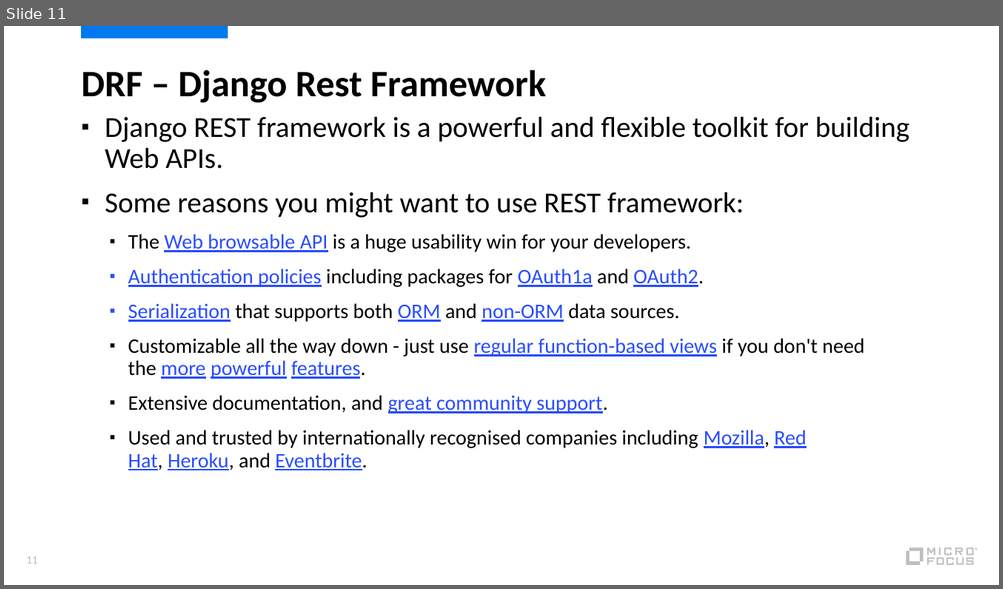
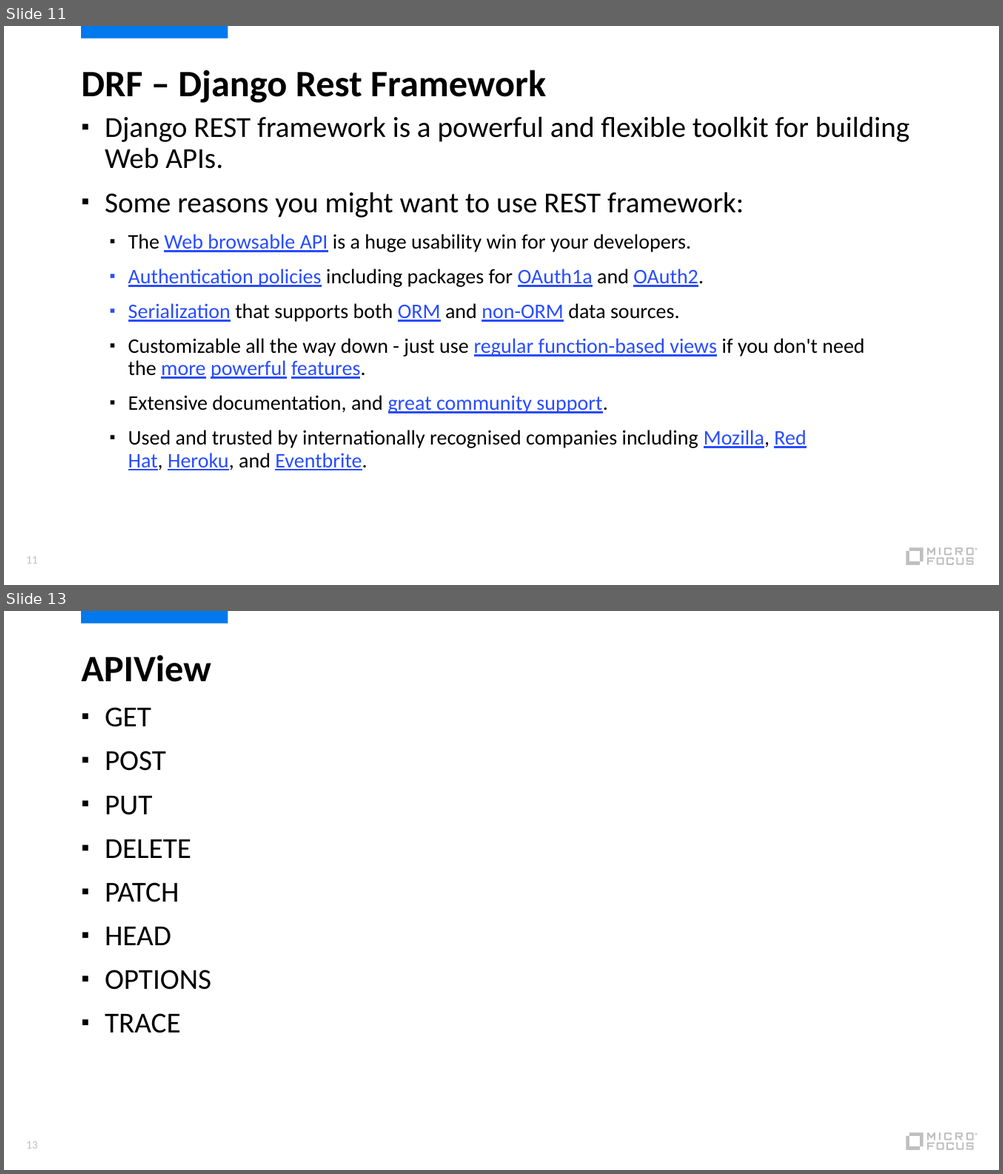
Before and after one commit to qiaoxun/django-springboot-compare, a slide deck: Django1.pptx. Shown one above the other, each under a label of ours: slide 11 before the commit, slides 11 and 13 after it; the slides between them are not shown. The pictures are 1003x589 and 1003x1174 pixels, drawn with LibreOffice and Linux fonts; fonts in the diff are those of the drawing. Boxes give left, top, right and bottom in pixels: in the first picture for what was removed or moved away, otherwise in the second. Text is boxed around its words. In the diff, an @@ line names an element or a change of style, - is before the commit and + after.

```diff
--- a/Django1.pptx
+++ b/Django1.pptx
@@ slide 13 added at (4,611,999,1170), background #FFFFFF; not listed: 14 template elements that a slide beside it also shows @@
@@ title added at (81,655,211,682), 36 pt, text #000000, bold @@
+APIView
@@ text added at (105,707,211,1034), 28 pt, text #000000 @@
+▪ GET
+▪ POST
+▪ PUT
+▪ DELETE
+▪ PATCH
+▪ HEAD
+▪ OPTIONS
+▪ TRACE
@@ page number added at (26,1142,38,1149), 11 pt, text #BFBFBF @@
+13
```
Also in this commit, not shown: 5 slides changed, 3 other slides added, 1 slide removed, 1 other file.
